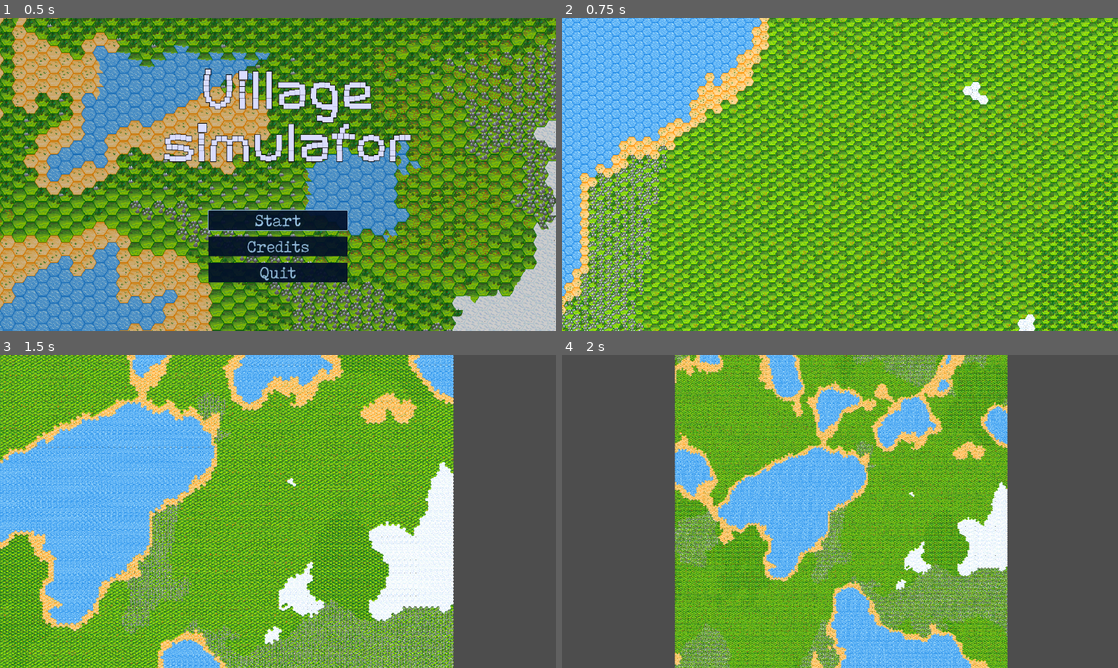
Above: before the commit, frames 1-4 (two rows, left to right).
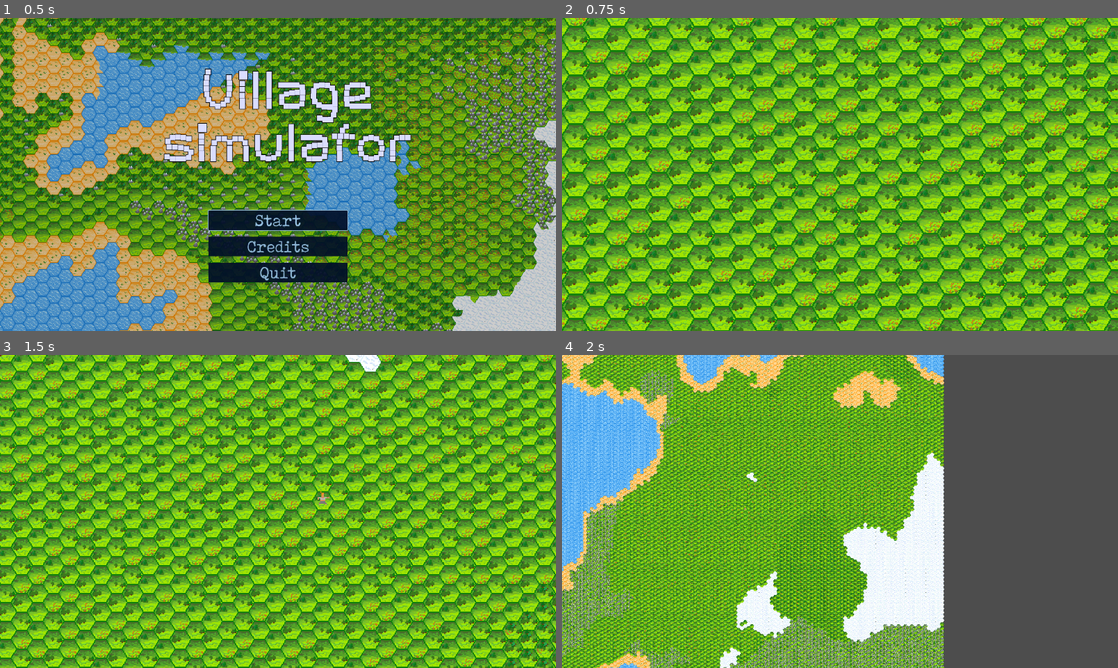
Above: after the commit, the same moments.

Repository: IsStephy/Game_TM_2
Game: Godot game, scene res://scenes/opening_menu.tscn
The game is run twice, just before and just after one commit, with the same random seed, the same clock (stepped at 60 frames per second) and the same inputs.
Inputs (mouse positions are in pixels of both pictures, inside the frame that each line leads up to):
- Up to frame 1 (0.5 s): no input
- Up to frame 2 (0.75 s): click "Start" at 0.5 s
- Up to frame 3 (1.5 s): tap Enter at 1.25 s; move the mouse to (400, 495) at 1.27 s; hold Right (ui_right) from 1.28 s (still down); hold P from 1.28 s (still down); click (400, 495) at 1.42 s
- Up to frame 4 (2 s): keep holding Right (ui_right); keep holding P; tap Space at 1.52 s

Frame 1 is identical in both runs. In frame 2, 85% of the frame differs, in the area x 0-100%, y 0-100%; in frame 3, 91%; in frame 4, 75%.

Commit message:
Added the possibility to change the brush size

Diff:
--- a/Grid_map/game_of_life/scenes/main.gd
+++ b/Grid_map/game_of_life/scenes/main.gd
@@ -19,6 +19,7 @@
 var noise_2: FastNoiseLite
 var width: int = 200
 var height: int = 200
+var brush_radius := 1
 var humans = []
 
 var source_id = 0
@@ -78,7 +79,7 @@
 
 	camera.make_current()
 	setup_camera_limits()
-	camera.zoom = Vector2(0.75, 0.75)
+	camera.zoom = Vector2(2, 2)
 	camera.limit_left = 1
 	camera.limit_top = 1
 
@@ -148,6 +149,40 @@
 		terrain_buttons.add_child(button)
 		terrain_index_map[idx] = terrain_name
 		idx += 1
+
+		# Create brush size selector
+	var brush_label = Label.new()
+	brush_label.text = "Brush Size:"
+	terrain_buttons.add_child(brush_label)
+
+	var brush_size_selector = OptionButton.new()
+	for i in range(1, 11):
+		brush_size_selector.add_item(str(i), i)
+
+	# Set default brush size
+	brush_size_selector.selected = 0
+	brush_radius = 1  # Ensure this exists at the top of your script
+
+	# Connect signal to update brush_radius
+	brush_size_selector.item_selected.connect(func(index):
+		brush_radius = brush_size_selector.get_item_id(index)
+		print("Brush radius set to:", brush_radius)
+	)
+
+	terrain_buttons.add_child(brush_size_selector)
+
+
+
+func paint_brush(center: Vector2i):
+	for dx in range(-brush_radius + 1, brush_radius):
+		for dy in range(-brush_radius + 1, brush_radius):
+			var pos = center + Vector2i(dx, dy)
+			if pos.x >= 0 and pos.x < width and pos.y >= 0 and pos.y < height:
+				var variants = terrain_tiles[current_brush]
+				var random_tile = variants[randi() % variants.size()]
+				tile_map.set_cell(pos, source_id, random_tile)
+				weight_map[pos] = tile_weights_map[current_brush]
+
 
 # Build the church at a specific position
 func build_church(pos: Vector2i):
@@ -219,8 +254,7 @@
 				if terrain_mode and current_brush != "":
 					var variants = terrain_tiles[current_brush]
 					var random_tile = variants[randi() % variants.size()]
-					tile_map.set_cell(cell_coords, source_id, random_tile)
-					weight_map[cell_coords] = tile_weights_map[current_brush]
+					paint_brush(cell_coords)
 				else:
 					spawn_human(cell_coords)
 
@@ -233,11 +267,18 @@
 			details_label.hide()
 
 	elif event is InputEventMouseMotion and is_painting and terrain_mode and current_brush != "":
-		var cell_coords = tile_map.local_to_map(get_local_mouse_position())
-		var variants = terrain_tiles[current_brush]
-		var random_tile = variants[randi() % variants.size()]
-		tile_map.set_cell(cell_coords, source_id, random_tile)
-		weight_map[cell_coords] = tile_weights_map[current_brush]
+		var center = tile_map.local_to_map(get_local_mouse_position())
+
+		for dx in range(-brush_radius, brush_radius + 1):
+			for dy in range(-brush_radius, brush_radius + 1):
+				var offset = Vector2i(dx, dy)
+				var target = center + offset
+				if tile_map.get_cell_source_id(target) != -1:
+					var variants = terrain_tiles[current_brush]
+					var random_tile = variants[randi() % variants.size()]
+					tile_map.set_cell(target, source_id, random_tile)
+					weight_map[target] = tile_weights_map[current_brush]
+
 
 
 var is_paused = true
--- a/Grid_map/game_of_life/scenes/main.tscn
+++ b/Grid_map/game_of_life/scenes/main.tscn
@@ -1724,6 +1724,7 @@
 second_noise = SubResource("NoiseTexture2D_shg56")
 
 [node name="TileMapLayer" parent="." instance=ExtResource("1_xq4sr")]
+position = Vector2(0, 2)
 tile_set = SubResource("TileSet_7hyx1")
 
 [node name="CharacterBody2D" type="CharacterBody2D" parent="."]
